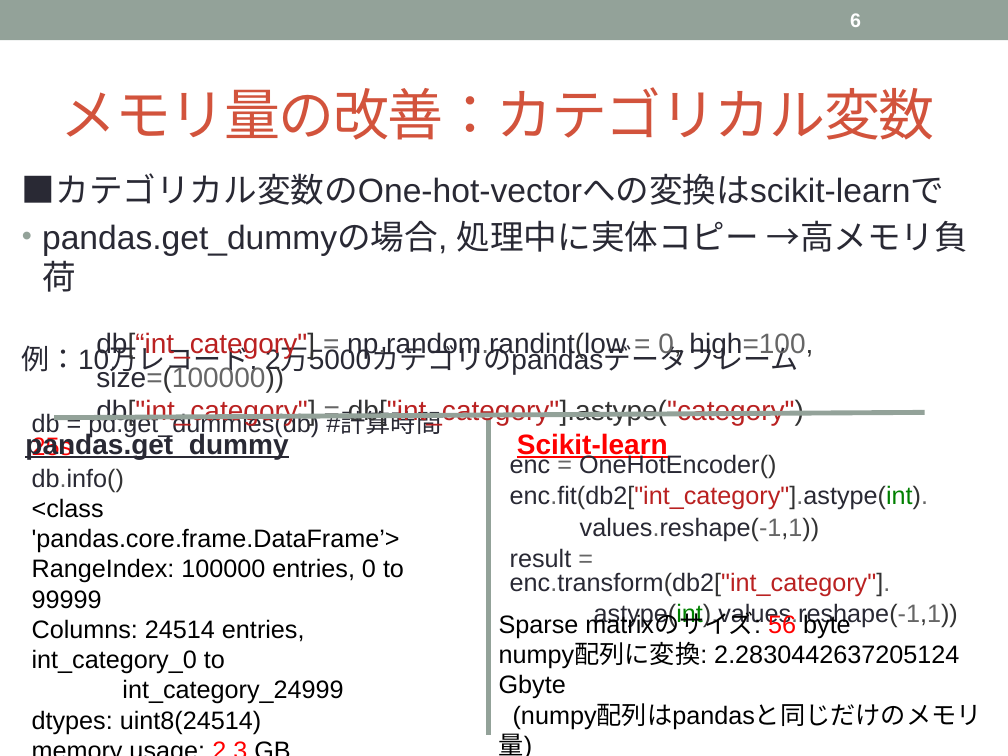
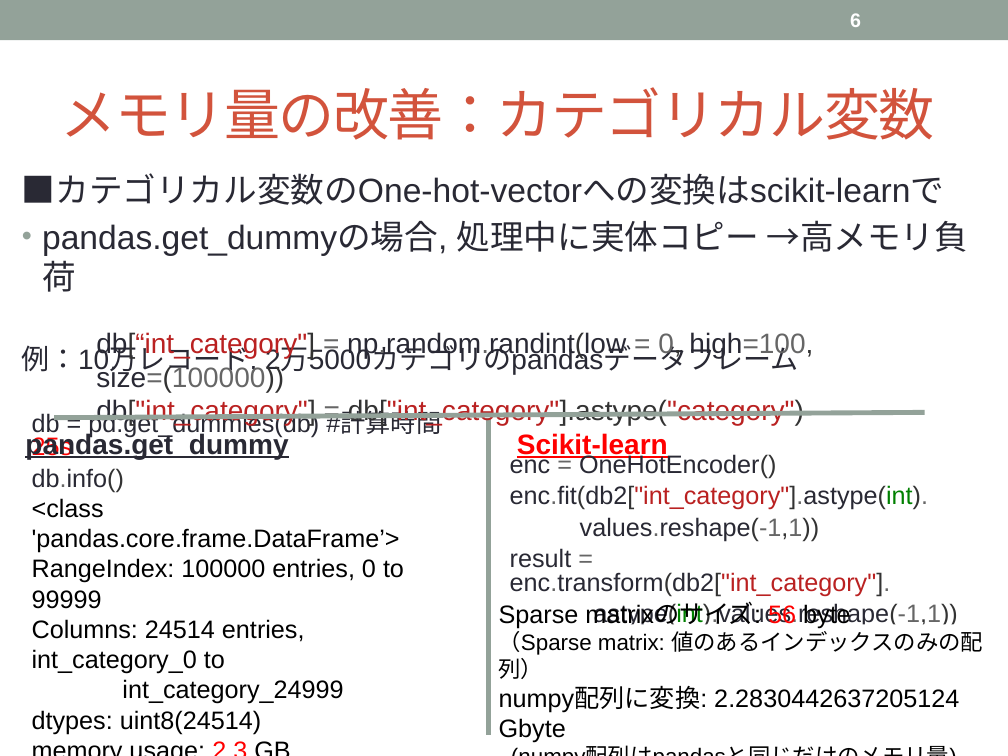
Before and after one commit to topse2018-kaggle/team, a slide deck: slide 6 of okadome/python_tips/python_tips.pptx. Drawn at 1008x756 pixels with LibreOffice and Linux fonts; fonts in the diff are those of the drawing. Boxes give left, top, right and bottom in pixels: in the first picture for what was removed or moved away, otherwise in the second. Text is boxed around its words. In the diff, an @@ line names an element or a change of style, - is before the commit and + after.

Commit message:
Sparseの説明を追記

```diff
--- a/okadome/python_tips/python_tips.pptx
+++ b/okadome/python_tips/python_tips.pptx
@@ text in rectangle at (499, 628, 983, 679): paragraph added @@
+（Sparse matrix: 値のあるインデックスのみの配列）
@@ rectangle "Sparse matrixのサイズ: 56 byte": place and size @@
-rectangle "Sparse matrixのサイズ: 56 byte" at (499, 613, 959, 699)
+rectangle "Sparse matrixのサイズ: 56 byte" at (499, 625, 1007, 744)
@@ rectangle "Sparse matrixのサイズ: 56 byte" at (499, 625, 1007, 744): size 18 to 16 pt in "(numpy配列はpandasと同じだけのメモリ量)" @@
```
